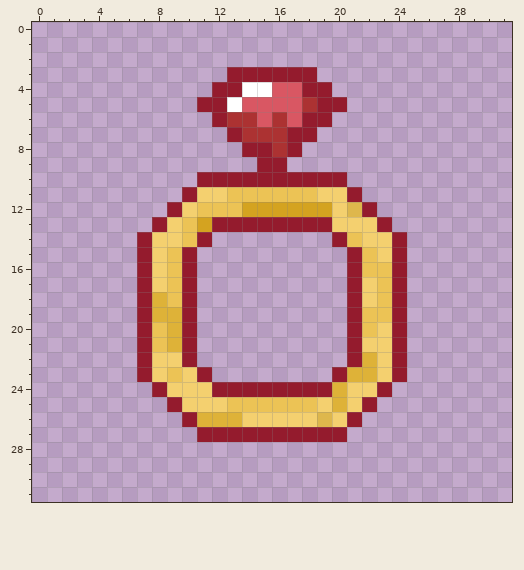
Pixel-art file -- assets/aseprite/diamond-ring.aseprite. This is how it looked before the edit.
32x32 pixels, 1 frame.
The result:
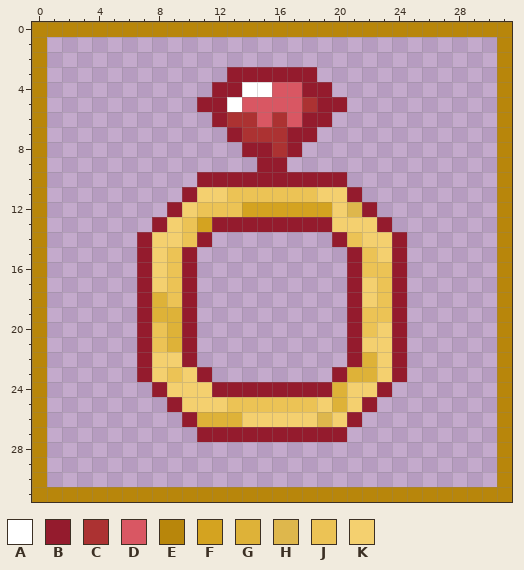
Palette (. is transparent): A #ffffff  B #941b2d  C #ac3232  D #d95763  E #b8860b  F #d4a320  G #deb238  H #deb74c  J #ecc355  K #f4d06f
From old to new:
y 0: x 0..31 ................................ -> EEEEEEEEEEEEEEEEEEEEEEEEEEEEEEEE
y 1..30: x 0 . -> E; x 31 . -> E
y 31: x 0..31 ................................ -> EEEEEEEEEEEEEEEEEEEEEEEEEEEEEEEE
